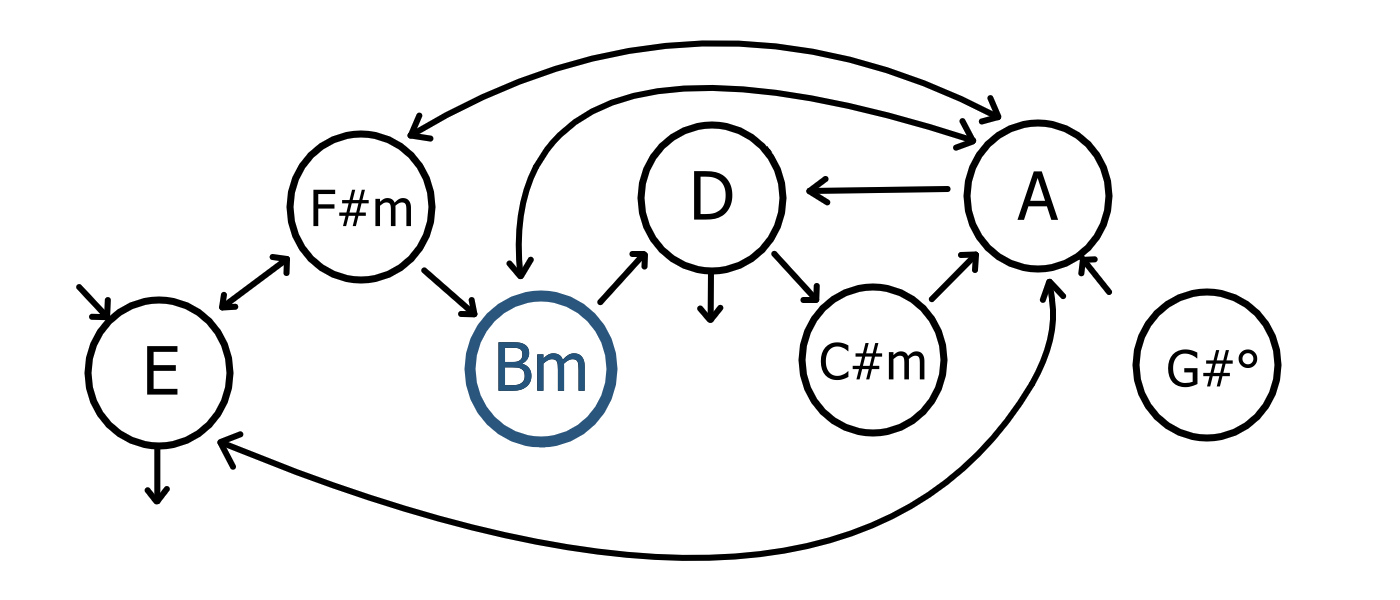
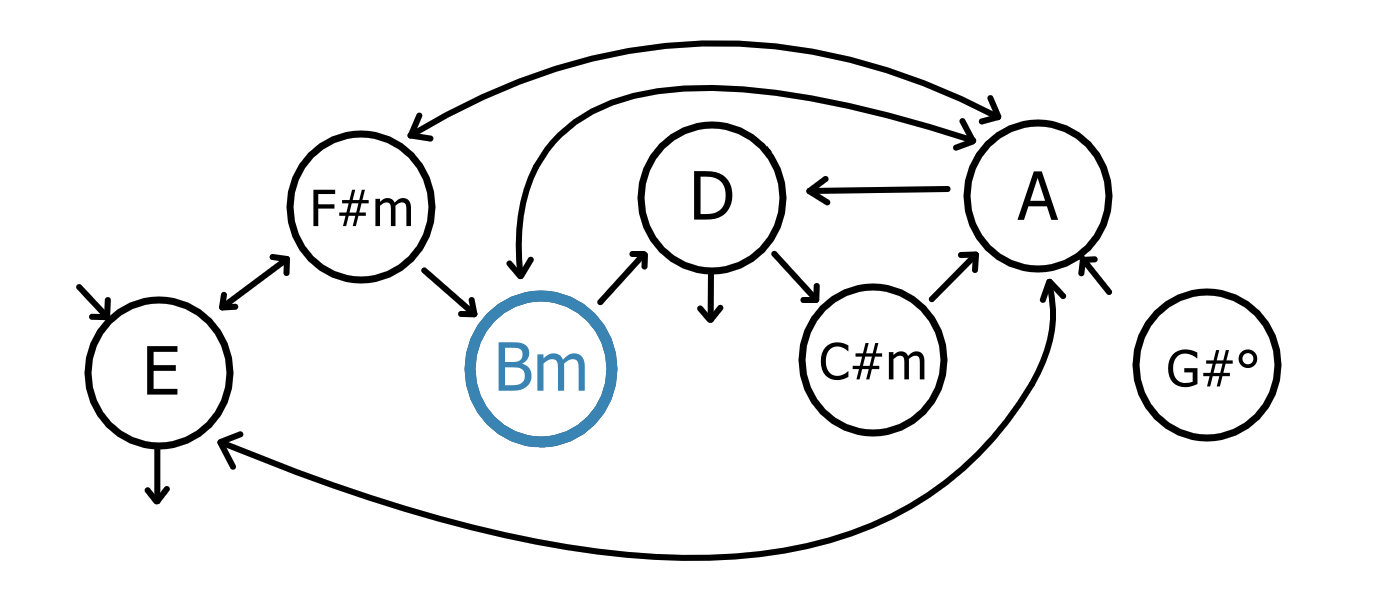
Before/after of a 1400×600 layered artwork. What changed in the layer stack:
painted on "Ring" (4th of 7, in "4" › "Unselected") over (576, 299, 618, 376)
painted on "Paint Layer 2" (5th of 7, in "3" › "Selected") over (464, 290, 618, 448)
hid group "Unselected" (5th of 7, in "3") (2 layers) over (464, 290, 618, 448)
painted on "Ring" (5th of 7, in "3" › "Unselected") over (464, 290, 618, 448)
painted on "Paint Layer 3" over (464, 290, 618, 448)
